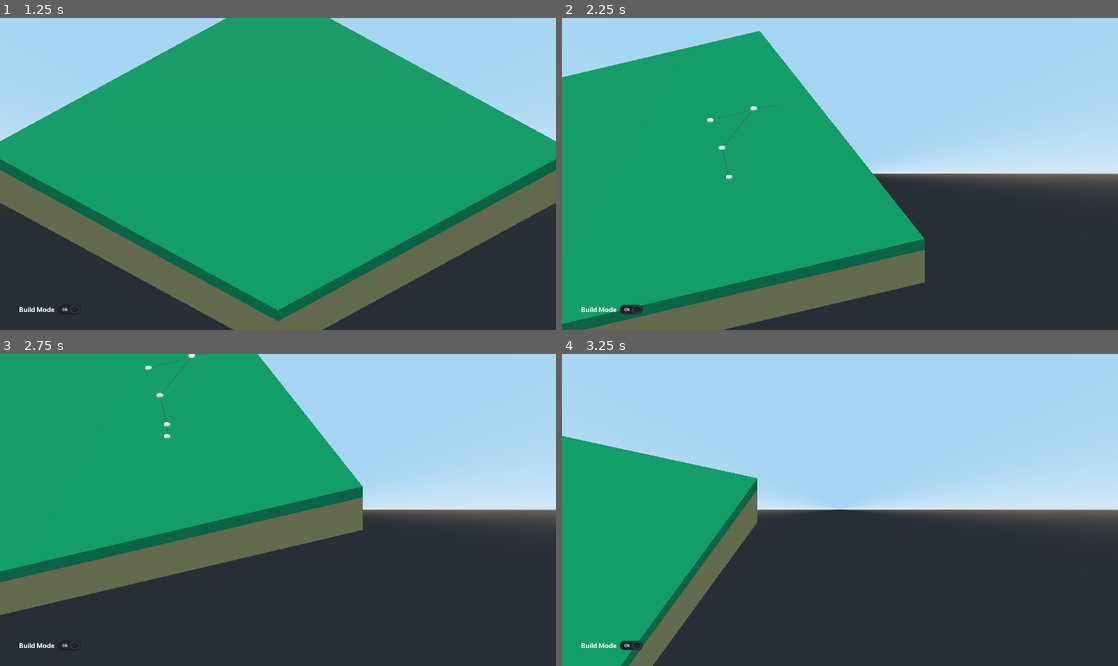
Above: before the commit, frames 1-4 (two rows, left to right).
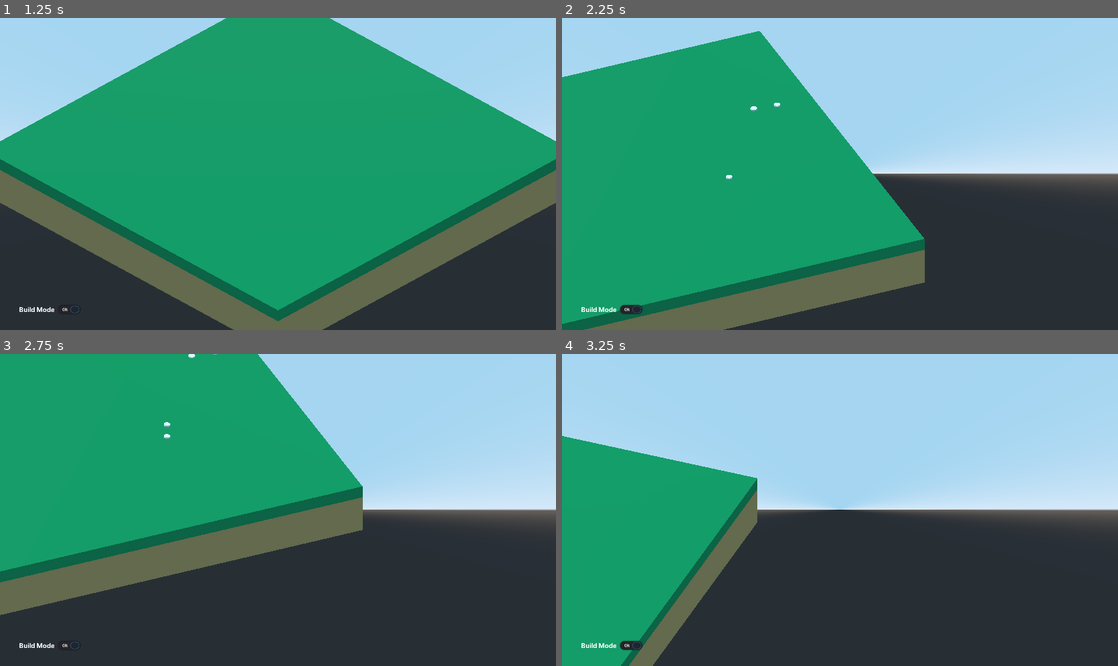
Above: after the commit, the same moments.

Repository: fmaclen/citynista
Game: Godot game, scene res://scenes/Main.tscn
The game is run twice, just before and just after one commit, with the same random seed, the same clock (stepped at 60 frames per second) and the same inputs.
Inputs (mouse positions are in pixels of both pictures, inside the frame that each line leads up to):
- Up to frame 1 (1.25 s): click "Build Mode" at 0.5 s
- Up to frame 2 (2.25 s): tap Enter at 1.25 s; move the mouse to (962, 158) at 1.27 s; hold Right (ui_right) 1.28-2.03 s; hold Q (camera_rotate_left) 1.28-2.03 s; click (962, 158) at 1.42 s; move the mouse to (728, 189) at 2.02 s; hold Down (ui_down) from 2.03 s (still down); tap E (camera_rotate_right) at 2.1 s; click (728, 189) at 2.17 s
- Up to frame 3 (2.75 s): keep holding Down (ui_down)
- Up to frame 4 (3.25 s): move the mouse to (895, 441) at 2.77 s; release Down (ui_down) at 2.78 s; hold Right (ui_right) from 2.78 s (still down); hold Q (camera_rotate_left) from 2.78 s (still down); click (895, 441) at 2.92 s

Frame 1 is identical in both runs. In frame 2, less than 0.1% of the frame differs, in the area x 26-40%, y 27-51%; in frame 3, less than 0.1%; in frame 4, nothing differs.

Commit message:
Refactor components to NetworkNodes and NetworkWays
Follows OpenStreetMaps data structures

Diff:
--- a/scenes/Main.tscn
+++ b/scenes/Main.tscn
@@ -29,7 +29,7 @@
 mouse_filter = 2
 theme = ExtResource( 4 )
 
-[node name="Button" type="CheckButton" parent="GUI"]
+[node name="BuildMode" type="CheckButton" parent="GUI"]
 margin_left = 41.0
 margin_top = 698.0
 margin_right = 178.0
@@ -53,7 +53,9 @@
 [node name="Network" type="Spatial" parent="Map"]
 script = ExtResource( 3 )
 
-[node name="DrawLine" type="ImmediateGeometry" parent="Map/Network"]
+[node name="Nodes" type="Spatial" parent="Map/Network"]
+
+[node name="Ways" type="Spatial" parent="Map/Network"]
 
 [node name="Ground" type="CollisionShape" parent="Map"]
 transform = Transform( 1, 0, 0, 0, 1, 0, 0, 0, 1, 0, -2, 0 )
@@ -78,6 +80,6 @@
 light_energy = 0.75
 shadow_enabled = true
 
-[connection signal="is_building_mode_active" from="GUI/Button" to="Map" method="_on_Button_is_building_mode_active"]
-[connection signal="pressed" from="GUI/Button" to="GUI/Button" method="_on_Button_pressed"]
+[connection signal="is_building_mode_active" from="GUI/BuildMode" to="Map" method="_on_Button_set_is_building_mode"]
+[connection signal="pressed" from="GUI/BuildMode" to="GUI/BuildMode" method="_on_Button_pressed"]
 [connection signal="input_event" from="Map" to="Map" method="_on_Map_input_event"]
--- a/scenes/Intersection.tscn
+++ b/scenes/NetworkNode.tscn
@@ -1,6 +1,6 @@
 [gd_scene load_steps=5 format=2]
 
-[ext_resource path="res://scripts/Intersection.gd" type="Script" id=1]
+[ext_resource path="res://scripts/NetworkNode.gd" type="Script" id=1]
 
 [sub_resource type="CylinderMesh" id=1]
 top_radius = 0.25
@@ -12,7 +12,7 @@
 [sub_resource type="BoxShape" id=3]
 extents = Vector3( 1, 0.05, 1 )
 
-[node name="Intersection" type="Area"]
+[node name="NetworkNode" type="Area"]
 script = ExtResource( 1 )
 
 [node name="Puck" type="MeshInstance" parent="."]
@@ -24,5 +24,5 @@
 transform = Transform( 1, 0, 0, 0, 1, 0, 0, 0, 1, 0, 0.05, 0 )
 shape = SubResource( 3 )
 
-[connection signal="mouse_entered" from="." to="." method="_on_Intersection_mouse_entered"]
-[connection signal="mouse_exited" from="." to="." method="_on_Intersection_mouse_exited"]
+[connection signal="mouse_entered" from="." to="." method="_on_NetworkNode_mouse_entered"]
+[connection signal="mouse_exited" from="." to="." method="_on_NetworkNode_mouse_exited"]
--- /dev/null
+++ b/scenes/NetworkWay.tscn
@@ -0,0 +1,28 @@
+[gd_scene load_steps=3 format=2]
+
+[ext_resource path="res://scripts/NetworkWay.gd" type="Script" id=1]
+
+[sub_resource type="Curve3D" id=1]
+_data = {
+"points": PoolVector3Array( 0, 0, 0, 0, 0, 0, 0, 0, -0.00202084 ),
+"tilts": PoolRealArray( 0 )
+}
+
+[node name="NetworkWay" type="Spatial"]
+script = ExtResource( 1 )
+
+[node name="Path" type="Path" parent="."]
+curve = SubResource( 1 )
+
+[node name="Surface" type="CSGPolygon" parent="Path"]
+polygon = PoolVector2Array( 0, 0, 0, 0.25, 0.25, 0.25, 0.25, 0 )
+mode = 2
+path_node = NodePath("..")
+path_interval_type = 0
+path_interval = 1.0
+path_simplify_angle = 0.0
+path_rotation = 2
+path_local = false
+path_continuous_u = true
+path_u_distance = 1.0
+path_joined = false
--- a/scripts/MainMap.gd
+++ b/scripts/MainMap.gd
@@ -1,48 +1,79 @@
 extends CollisionObject
 
 
-onready var network = $Network
-var intersection_scene = preload("res://scenes/Intersection.tscn")
+onready var network: Node = $Network
+onready var network_nodes: Node = network.get_child(0)
+onready var network_ways: Node = network.get_child(1)
+
+const network_node_scene: Resource = preload("res://scenes/NetworkNode.tscn")
+const network_way_scene: Resource = preload("res://scenes/NetworkWay.tscn")
+
 var is_building_mode: bool = false
-var staged_intersection
+var network_node_origin: Area
+var network_node_destination: Area
 
 
-func _on_Button_is_building_mode_active(state):
+func _on_Button_set_is_building_mode(state):
 	is_building_mode = state
+
 	if !is_building_mode:
-		staged_intersection.queue_free()
+		remove_staged_network_node()
 
 
 func _on_Map_input_event(_camera, event, click_position, _click_normal, _shape_idx):
 	if is_building_mode:
-		if event is InputEventMouseButton and event.button_index == BUTTON_LEFT:
-			add_segment(click_position)
-		else:
-			stage_segment(click_position)
+		if network_node_origin == null:
+			add_new_staged_network_node(click_position)
+
+		elif network_node_origin.is_staged:
+			move_network_node(network_node_origin, click_position)
+			if event is InputEventMouseButton and event.button_index == BUTTON_LEFT:
+				commit_network_node(network_node_origin, click_position)
+
+		elif network_node_destination.is_staged:
+			move_network_node(network_node_destination, click_position)
+			if event is InputEventMouseButton and event.button_index == BUTTON_LEFT:
+				commit_network_node(network_node_destination, click_position)
 
 
-func create_segment(position):
-	print("creating new segment")
-	var intersection_instance = intersection_scene.instance()
-	intersection_instance.transform.origin = position
-	intersection_instance.is_staged = false
-	network.add_child(intersection_instance)
+func move_network_node(node: Area, position: Vector3):
+	node.transform.origin = position
 
 
-func stage_segment(position):
-	if network.get_child_count() > 1:
-		staged_intersection = network.get_child(network.get_child_count() - 1)
-		staged_intersection.is_staged = true
-		staged_intersection.transform.origin = position
-	else:
-		create_segment(position)
+func commit_network_node(node: Area, position: Vector3):
+	if is_click_debounced(position):
+		node.transform.origin = position
+		node.is_staged = false
+		add_new_staged_network_node(position)
 
 
-func add_segment(position):
-	print("adding segment")
-	# Prevent adding multiple intersections when many click events are fired in the same position
-	if is_click_debounced(position):
-		create_segment(position)
+func add_new_staged_network_node(position):
+	var network_node = network_node_scene.instance()
+	network_node.transform.origin = position
+	network_node.is_staged = true
+	network_nodes.add_child(network_node)
+
+	if network_node_origin == null:
+		network_node_origin = get_last_network_node()
+	else:
+		network_node_destination = get_last_network_node()
+		add_new_network_way(network_node_origin, network_node_destination)
+
+
+func remove_staged_network_node():
+	var last_network_node = get_last_network_node()
+	if last_network_node.is_staged:
+		last_network_node.queue_free()
+		network_node_origin = null
+		network_node_destination = null
+
+
+func add_new_network_way(origin: Area, destination: Area):
+	print("Adding new network way, from: ", origin.transform.origin, " to: ", destination.transform.origin)
+
+
+func get_last_network_node():
+	return network_nodes.get_child(network_nodes.get_child_count() - 1)
 
 
 func is_click_debounced(clicked_position):
--- a/scripts/MainNetwork.gd
+++ b/scripts/MainNetwork.gd
@@ -1,22 +1,5 @@
 extends Spatial
 
 
-func add_child(child, legible = false):
-	.add_child(child, legible)
-	connect_network_nodes()
-
-
-func connect_network_nodes():
-	if get_child_count() > 2:
-		var line = $DrawLine
-		line.begin(Mesh.PRIMITIVE_LINE_STRIP)
-
-		var intersections = get_children()
-		intersections.erase(intersections[0])
-
-		for intersection in intersections:
-			line.add_vertex(intersection.transform.origin)
-
-		line.end()
-
-# TODO: replace DrawLine with a scene that has a path and a CSGMesh extruded
+func _ready():
+	pass
--- a/scripts/Intersection.gd
+++ b/scripts/NetworkNode.gd
@@ -1,4 +1,4 @@
-extends CollisionObject
+extends Area
 
 
 var is_staged: bool = true
@@ -11,9 +11,9 @@
 		$CollisionShape.disabled = false
 
 
-func _on_Intersection_mouse_entered():
+func _on_NetworkNode_mouse_entered():
 	$Puck.transform.origin.y = $Puck.transform.origin.y + 0.25
 
 
-func _on_Intersection_mouse_exited():
+func _on_NetworkNode_mouse_exited():
 	$Puck.transform.origin.y = $Puck.transform.origin.y - 0.25
--- /dev/null
+++ b/scripts/NetworkWay.gd
@@ -0,0 +1,19 @@
+extends Node
+
+
+var nodes: PoolIntArray
+
+
+func add_network_node(index: int):
+  nodes.append(index)
+  _update()
+
+
+func last_node_position():
+  return get_parent().get_node_position(nodes[-1]).position
+
+
+func _update():
+  # $Path.curve.add_point(last_node_position())
+  $Path.curve.add_point(Vector3.ZERO)
+  $Path.curve.add_point(Vector3(10, 0, 0))
